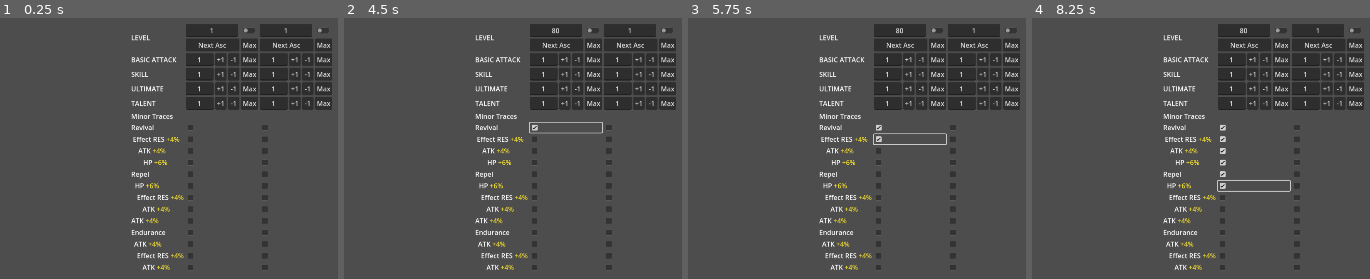
Above: before the commit, frames 1-4 (left to right).
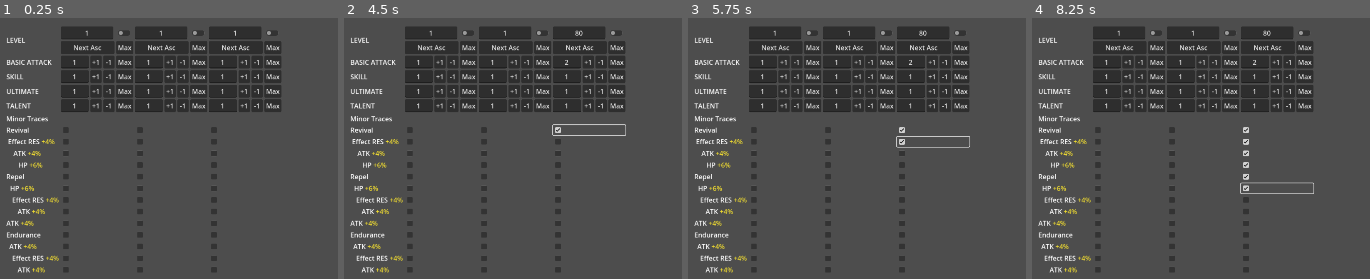
Above: after the commit, the same moments.

Repository: Rydahhhhhh/HoyoPlanner
Game: Godot game, scene res://Scenes/Character Planner Menu/character_planner_menu.tscn
Two runs of this game, one before a commit and one after it. Both use one fixed random seed, a clock stepped at 60 frames per second and the inputs below.
Inputs (mouse positions are in pixels of both pictures, inside the frame that each line leads up to):
- Up to frame 1 (0.25 s): no input
- Up to frame 2 (4.5 s): click "Next Asc" at 0.5 s; click "Next Asc" at 1.25 s; click "Max" at 2 s; click "+1" at 2.75 s; click "-1" at 3.5 s; click (567, 127) at 4.27 s
- Up to frame 3 (5.75 s): click (911, 138) at 5.02 s
- Up to frame 4 (8.25 s): click (1255, 151) at 5.77 s; click (1255, 161) at 6.52 s; click (1255, 174) at 7.27 s; click (1255, 185) at 8.02 s

The runs differ from the first frame. In frame 1, 22% of the frame differs, in the area x 1-99%, y 2-98%; in frame 2, 23%; in frame 3, 23%; in frame 4, 23%.

Commit message:
It works but it doesn't work enough
I'm tired

Diff:
--- a/Scenes/Character Planner Menu/character_planner_menu.gd
+++ b/Scenes/Character Planner Menu/character_planner_menu.gd
@@ -49,14 +49,16 @@
 		columns_changed.emit()
 
 	preset = new_preset
+	add_input_column()
 	return
 
 func add_input_column():
 	if preset == "None":
 		return
 
+
 	var new_column = add_grid_column(COLUMNS[preset]["INPUT"].instantiate())
-	move_child(new_column, -2)
+	#move_child(new_column, -2)
 
 	columns_changed.emit()
 	return
--- a/Scenes/Character Planner Menu/character_planner_menu.tscn
+++ b/Scenes/Character Planner Menu/character_planner_menu.tscn
@@ -8,10 +8,10 @@
 anchor_top = 0.5
 anchor_right = 0.5
 anchor_bottom = 0.5
-offset_left = -241.0
-offset_top = -297.0
-offset_right = 275.0
-offset_bottom = 297.0
+offset_left = -541.0
+offset_top = -291.0
+offset_right = 487.0
+offset_bottom = 303.0
 grow_horizontal = 2
 grow_vertical = 2
 script = ExtResource("1_ckroi")
--- a/Scenes/Character Planner Menu/input_column.gd
+++ b/Scenes/Character Planner Menu/input_column.gd
@@ -36,13 +36,15 @@
 
 	print(input_lv_container.max_lv)
 
-	input_lv_container.input_lv.max_lv = max_lv
-	input_lv_container.set_preset(preset)
+	input_lv_container.max_lv = max_lv
+	input_lv_container.preset = preset
 
+	# Needs some work tbh
 	var nodes_in_row = input_nodes[input_lv_container.name]
-	if input_lv_container != nodes_in_row[-1]:
-		var next_node = nodes_in_row[-1].input_lv
-		next_node.input_lv.lv_changed.connect(input_lv_container.set_min_lv)
+	if len(nodes_in_row) >= 2:
+		assert (nodes_in_row[-1] == input_lv_container)
+		nodes_in_row[-2].lv_changed.connect(input_lv_container.set_min_lv)
+		input_lv_container.min_lv = nodes_in_row[-2].lv
 
 	# Return for chaining if needed
 	return input_lv_container
@@ -59,8 +61,8 @@
 # ====================================================== #
 #                      ROW EDITING                       #
 # ====================================================== #
-static func test():
-	pass
+static func get_row_siblings(input_node):
+	return input_nodes[input_node.name]
 
 # ====================================================== #
 #                      END OF FILE                       #
--- a/Scenes/Character Planner Menu/input_lv.gd
+++ b/Scenes/Character Planner Menu/input_lv.gd
@@ -28,40 +28,40 @@
 	# Only updates the internal lv once you're done typing
 	if has_focus():
 		if new_lv is int:
+			if new_lv > max_lv:
+				new_lv = max_lv
+
 			text = str(new_lv)
 		else:
 			assert(new_lv == null)
 			new_lv = min_lv
 			text = ""
 
-		text = "" if new_lv == null else str(new_lv)
 		queued_lv = new_lv
-		return
+	else:
+		assert(new_lv is int)
+		var x = get_signal_connection_list("lv_changed")
+		# Ensures new_lv is within the range
+		if new_lv < min_lv:
+			new_lv = min_lv
+		elif new_lv > max_lv:
+			new_lv = max_lv
+		text = str(new_lv)
 
-	assert(new_lv is int)
-
-	# Ensures new_lv is within the range
-	if new_lv < min_lv:
-		new_lv = min_lv
-	elif new_lv > max_lv:
-		new_lv = max_lv
-	text = str(new_lv)
+		lv = new_lv
+		lv_changed.emit(lv)
 
 	# Setting text on a LineEdit makes the caret_column = 0
 	caret_column = len(text)
-
-
-	lv = new_lv
-	lv_changed.emit(lv)
 	return
 
 func set_min_lv(new_min_lv):
-	if min_lv != new_min_lv and new_min_lv < max_lv:
+	if min_lv != new_min_lv and new_min_lv <= max_lv:
 		min_lv = new_min_lv
 		min_lv_changed.emit(new_min_lv)
 
 func set_max_lv(new_max_lv):
-	if max_lv != new_max_lv and new_max_lv > min_lv:
+	if max_lv != new_max_lv and new_max_lv >= min_lv:
 		max_lv = new_max_lv
 		max_lv_changed.emit(new_max_lv)
 
@@ -70,7 +70,6 @@
 # ====================================================== #
 func text_input_changed(new_text: String):
 	var new_lv_str := RegEx.create_from_string(r"\D+").sub(new_text, "", true)
-
 	if new_lv_str.is_empty():
 		lv = null
 	else:
--- a/Scenes/Character Planner Menu/input_lv_container.gd
+++ b/Scenes/Character Planner Menu/input_lv_container.gd
@@ -2,6 +2,8 @@
 extends VBoxContainer
 
 signal preset_changed(to: String)
+
+const input_lv_properties = ["lv", "min_lv", "max_lv", "lv_changed", "min_lv_changed", "max_lv_changed", "set_lv", "set_min_lv", "set_max_lv"]
 
 @export_custom(PROPERTY_HINT_ENUM, "None, Simple, Expanded", PROPERTY_USAGE_NO_INSTANCE_STATE+4) var preset: String = "None": set = set_preset
 
@@ -33,13 +35,14 @@
 			input_lv_sub.custom_minimum_size.x = add_sub_btn_size
 
 func _set(property: StringName, value: Variant) -> bool:
-	if is_node_ready() and property in ["lv", "min_lv", "max_lv", "lv_changed", "min_lv_changed", "max_lv_changed"]:
+
+	if is_node_ready() and property in input_lv_properties:
 		input_lv.set(property, value)
 		return true
 	return false
 
 func _get(property: StringName) -> Variant:
-	if is_node_ready() and property in ["lv", "min_lv", "max_lv", "lv_changed", "min_lv_changed", "max_lv_changed"]:
+	if is_node_ready() and property in input_lv_properties:
 		return input_lv.get(property)
 	return
 
